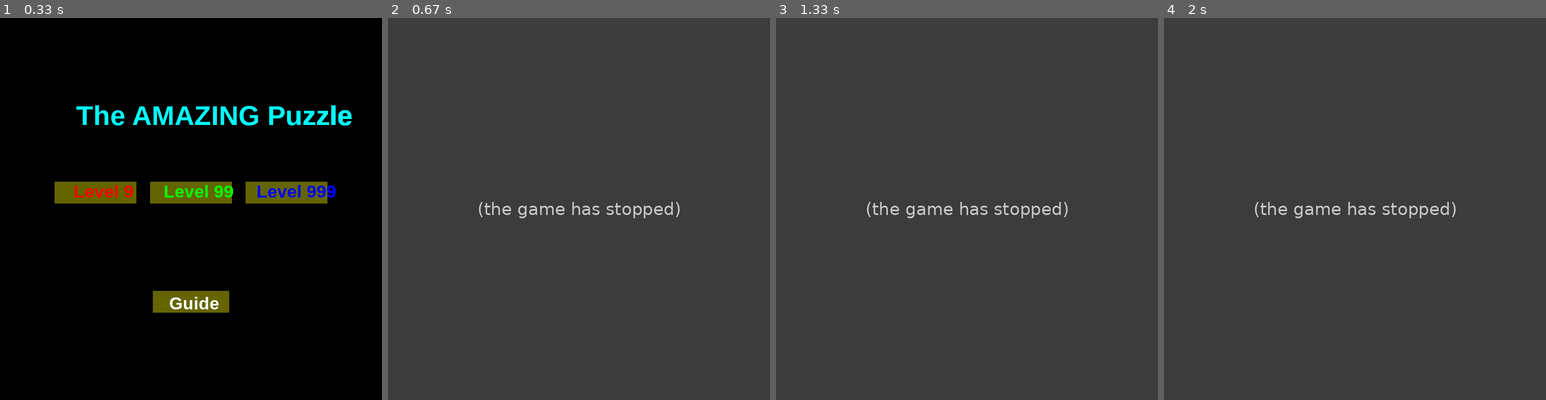
Above: before the commit, frames 1-4 (left to right).
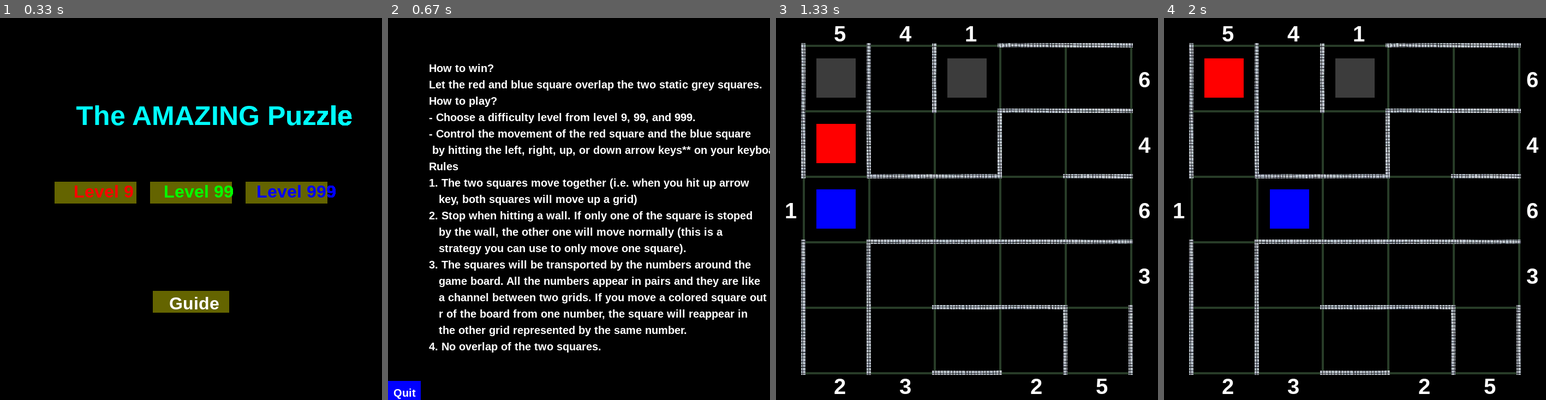
Above: after the commit, the same moments.

Repository: MackieZhou/Amazing-Puzzle
Game: pygame game, started from main.py
The game is run twice, just before and just after one commit, with the same random seed, the same clock (stepped at 60 frames per second) and the same inputs.
Inputs (mouse positions are in pixels of both pictures, inside the frame that each line leads up to):
- Up to frame 1 (0.33 s): no input
- Up to frame 2 (0.67 s): click "Guide" at 0.38 s
- Up to frame 3 (1.33 s): click (791, 388) at 0.72 s; click "Level 999" at 1.05 s
- Up to frame 4 (2 s): hold Right 1.33-1.8 s; move the mouse to (1358, 235) at 1.37 s; hold Up from 1.83 s (still down)

Frame 1 is identical in both runs. In frame 2, 99% of the frame differs, in the area x 0-100%, y 0-100%; in frame 3, 94%; in frame 4, 95%.
Error before the commit: TypeError: cannot unpack non-iterable NoneType object (main.py line 196); the game stopped at 0.4 s (later frames are placeholders)

Commit message:
guide and return -fixed

Diff:
--- a/main.py
+++ b/main.py
@@ -34,6 +34,7 @@
         goal1 = puzzle3(grey, 1, 1, win)
         goal2 = puzzle3(grey, 3, 1, win)
         return sq1, sq2, goal1, goal2
+
 
 def main():
     """create a pygame window for the game;
@@ -120,10 +121,6 @@
                 # check if the user chooses rules
                 if (280 <= click[0] <= 420) & (500 <= click[1] <= 540):
                     choice += 4
-                    choose = False
-                    pygame.mixer.Sound.play(click_sound)
-                if (0 <= click[0] <= 60) & (665 <= click[1] <= 700):
-                    choice += 5
                     choose = False
                     pygame.mixer.Sound.play(click_sound)
 
@@ -189,8 +186,21 @@
         rule18.draw(win)
         quitbut.draw(win)
         pygame.display.update()
-        if choice == 5:
-            main()
+
+        while True:
+            for event in pygame.event.get():
+                if event.type == pygame.QUIT:
+                    pygame.quit()
+                    quit()
+
+                # check if the user click on anywhere in the window
+                if event.type == pygame.MOUSEBUTTONDOWN:
+                    # get the position of the mouse
+                    click = pygame.mouse.get_pos()
+                    # if the user clicks the button
+                    if (0 <= click[0] <= 60) & (665 <= click[1] <= 700):
+                        pygame.mixer.Sound.play(click_sound)
+                        main()
 
     # create the 2 colored moving squares & 2 grey static squares
     sq1, sq2, goal1, goal2 = createsq(choice, win)
